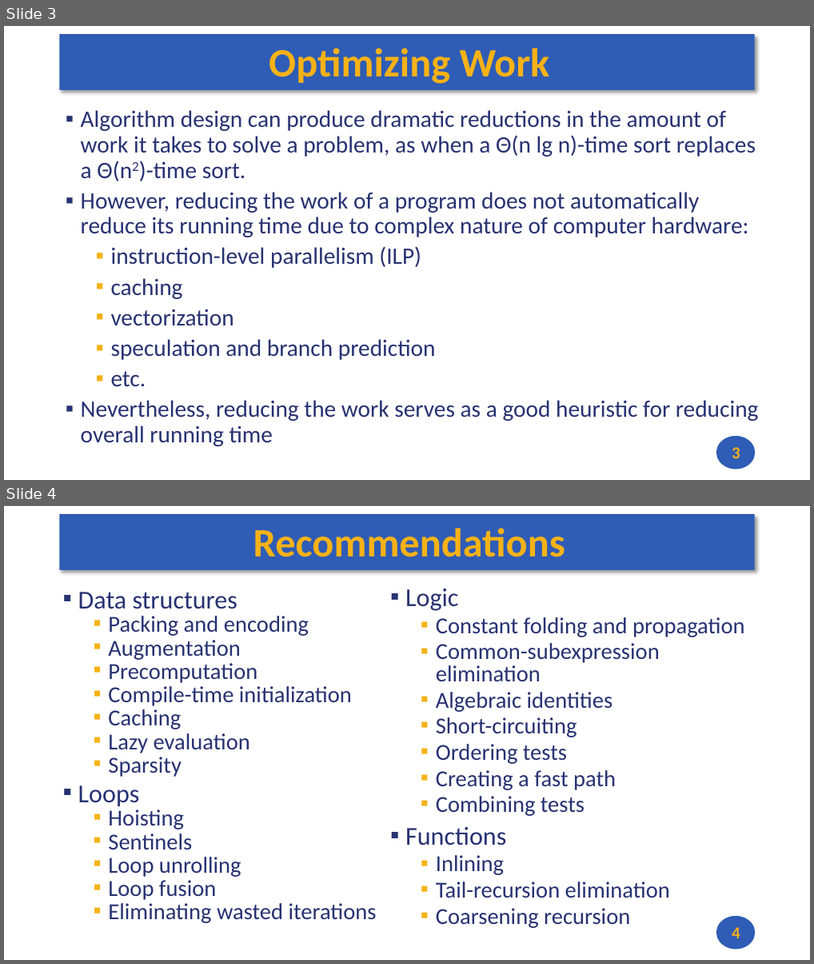
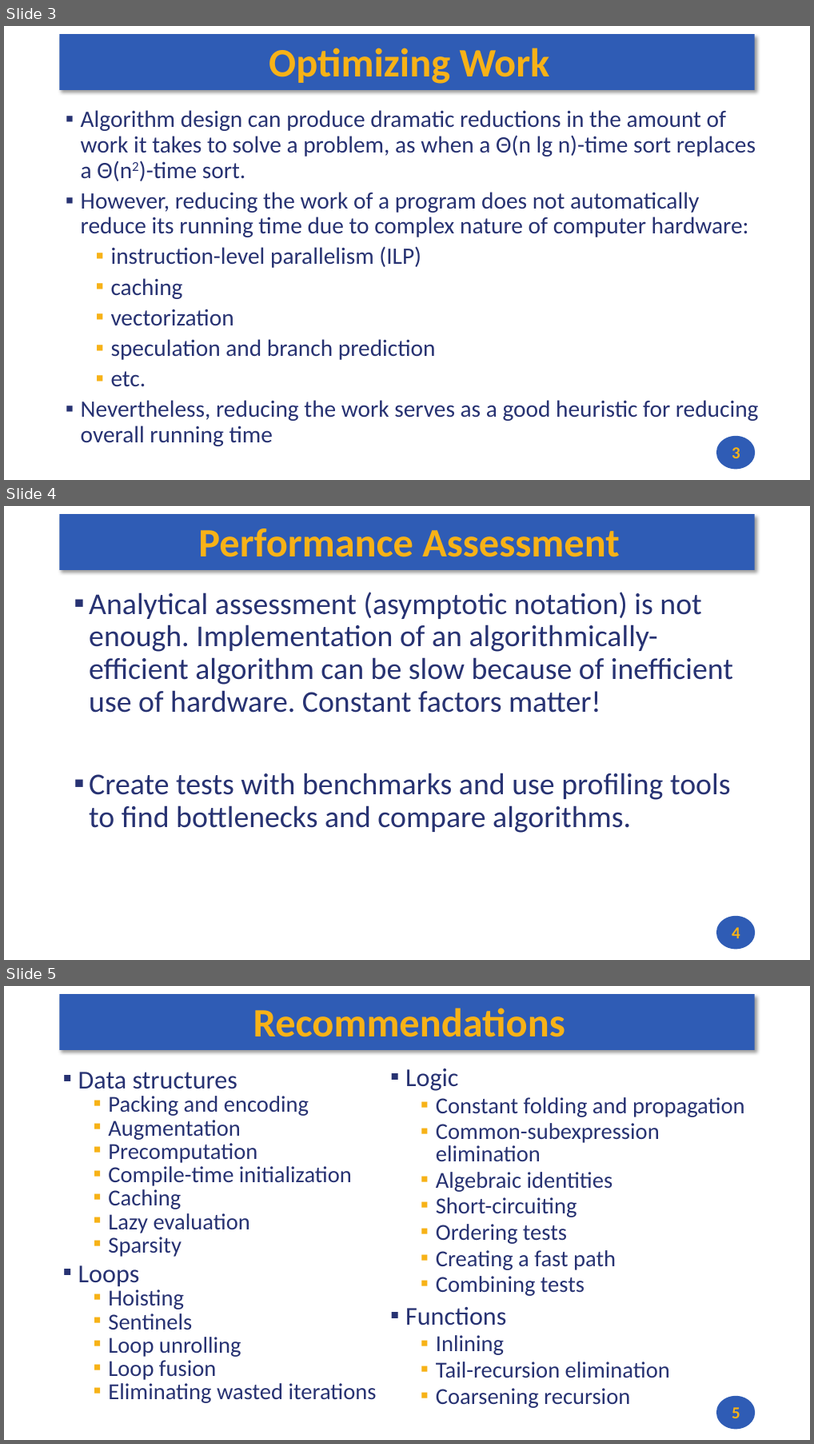
Before and after one commit to andrewt0301/hse-acos-course, a slide deck: docs/part1ca/15_Optimize/CA_Lecture_15.pptx. Shown one above the other, each under a label of ours: slides 3 and 4 before the commit, slides 3, 4 and 5 after it. The pictures are 814x964 and 814x1444 pixels, drawn with LibreOffice and Linux fonts; fonts in the diff are those of the drawing. Boxes give left, top, right and bottom in pixels: in the first picture for what was removed or moved away, otherwise in the second. Text is boxed around its words. In the diff, an @@ line names an element or a change of style, - is before the commit and + after.

```diff
--- a/docs/part1ca/15_Optimize/CA_Lecture_15.pptx
+++ b/docs/part1ca/15_Optimize/CA_Lecture_15.pptx
@@ slide 4 added at <box>4,506,810,960</box>, background #FFFFFF; not listed: 2 template elements that a slide beside it also shows @@
@@ title added at <box>198,528,619,557</box>, 48 pt, text #F7B217, bold @@
+Performance Assessment
@@ text added at <box>89,592,734,832</box>, 36 pt, text #273272 @@
+▪ Analytical assessment (asymptotic notation) is not enough. Implementation of an algorithmically-efficient algorithm can be slow because of inefficient use of hardware. Constant factors matter!
+▪ Create tests with benchmarks and use profiling tools to find bottlenecks and compare algorithms.
@@ page number added at <box>732,927,741,938</box>, 20 pt, text #F7B217, bold @@
+4
@@ what was slide 4 is now slide 5 @@
@@ page number at <box>732,1407,741,1418</box>: text changed @@
-4
+5
```
Also in this commit, not shown: 1 slide changed, 8 other slides added, 1 slide removed, 2 other files.
